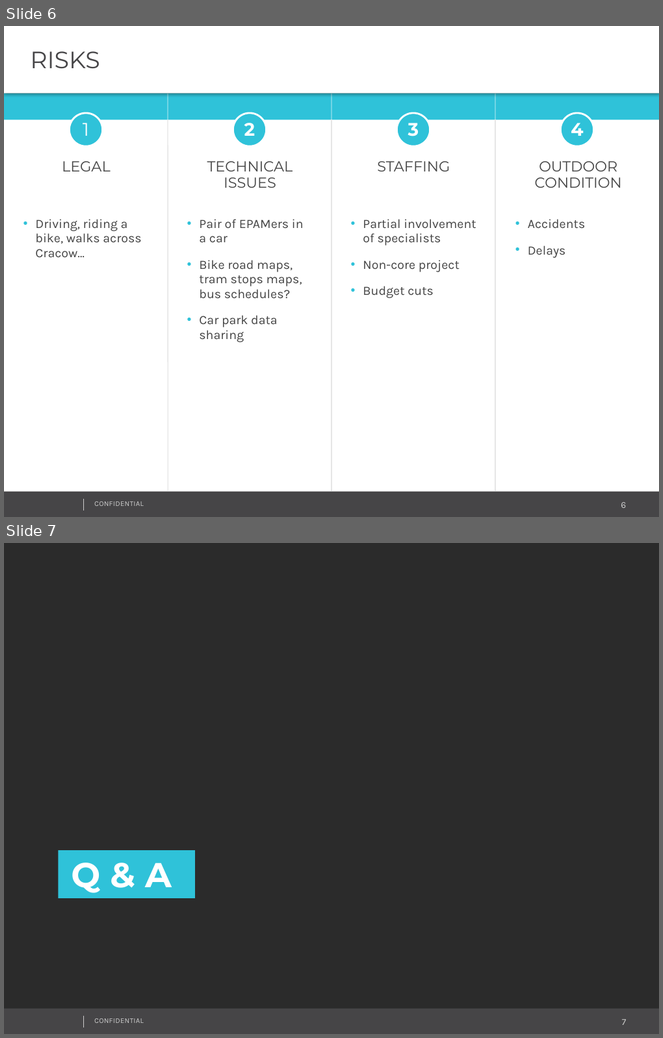
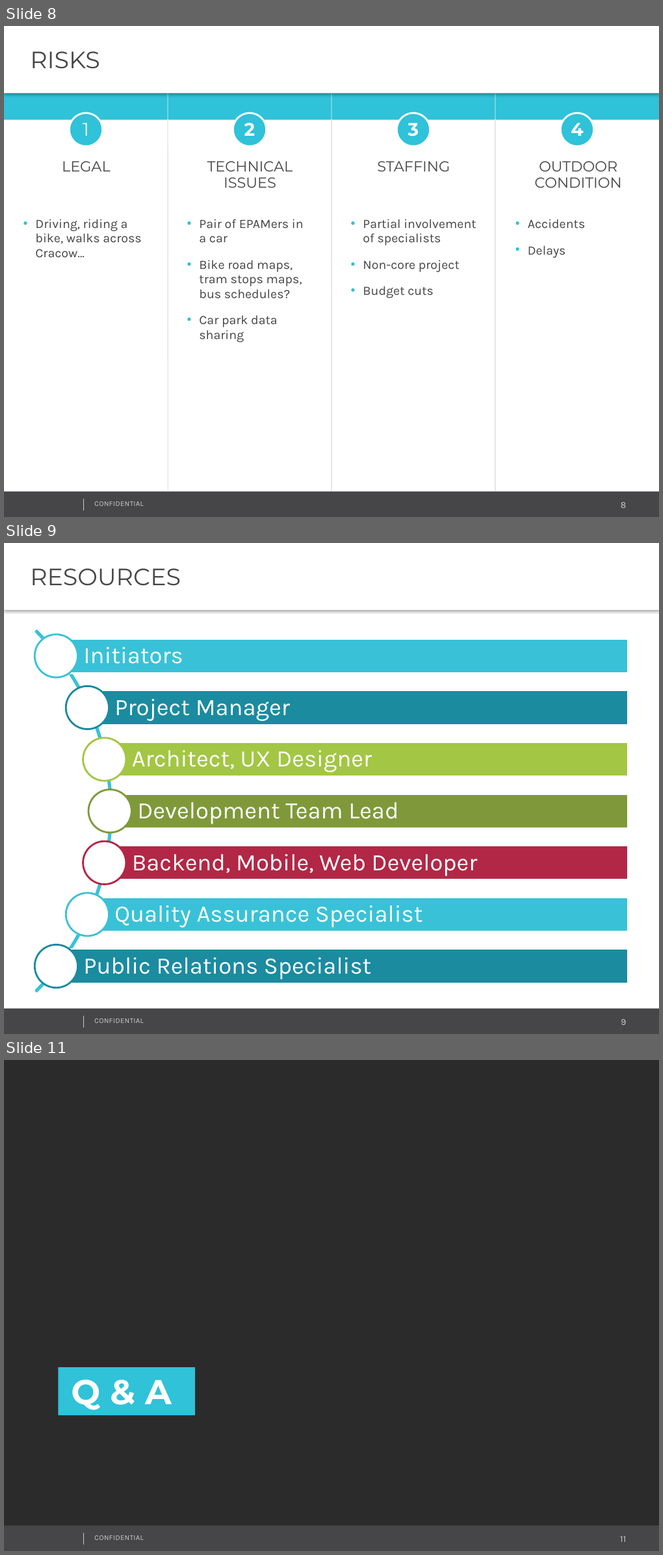
Before and after one commit to piotrcierpich/itm, a slide deck: Greepam_presentation.pptx. Shown one above the other, each under a label of ours: slides 6 and 7 before the commit, slides 8, 9 and 11 after it; the slides between them are not shown. The pictures are 663x1038 and 663x1555 pixels, drawn with LibreOffice and Linux fonts; fonts in the diff are those of the drawing; background and template pictures are left out; a plain dark background stands for a picture behind light text. Boxes give left, top, right and bottom in pixels: in the first picture for what was removed or moved away, otherwise in the second. Text is boxed around its words. In the diff, an @@ line names an element or a change of style, - is before the commit and + after.

```diff
--- a/Greepam_presentation.pptx
+++ b/Greepam_presentation.pptx
@@ slide 9 added at box(4, 543, 659, 1034), background #FFFFFF; not listed: 4 template elements that a slide beside it also shows @@
@@ text added at box(4, 543, 659, 610), fill #FFFFFF, 26 pt, text #464547 @@
+RESOURCES
@@ group added at box(4, 556, 629, 1034): 7 rectangles, 7 texts, 7 ellipses, 1 arch (boxed as its full ring) @@
+Initiators
+Project Manager
+Architect, UX Designer
+Development Team Lead
+Backend, Mobile, Web Developer
+Quality Assurance Specialist
+Public Relations Specialist
@@ what was slide 6 is now slide 8 @@
@@ what was slide 7 is now slide 11 @@
@@ page number at box(620, 1536, 626, 1542): text changed @@
-7
+11
```
Also in this commit, not shown: 2 slides changed, 3 other slides added.
